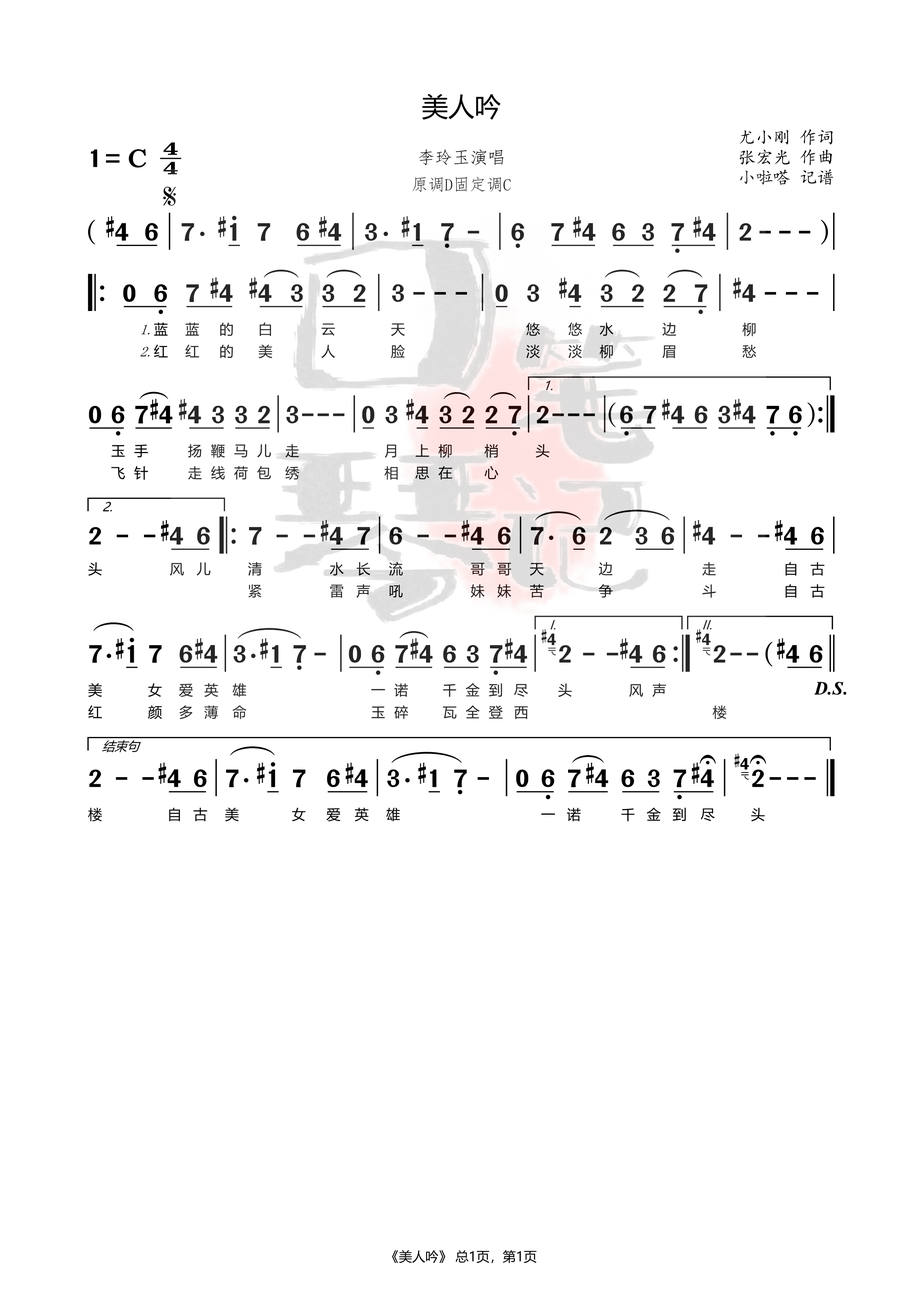
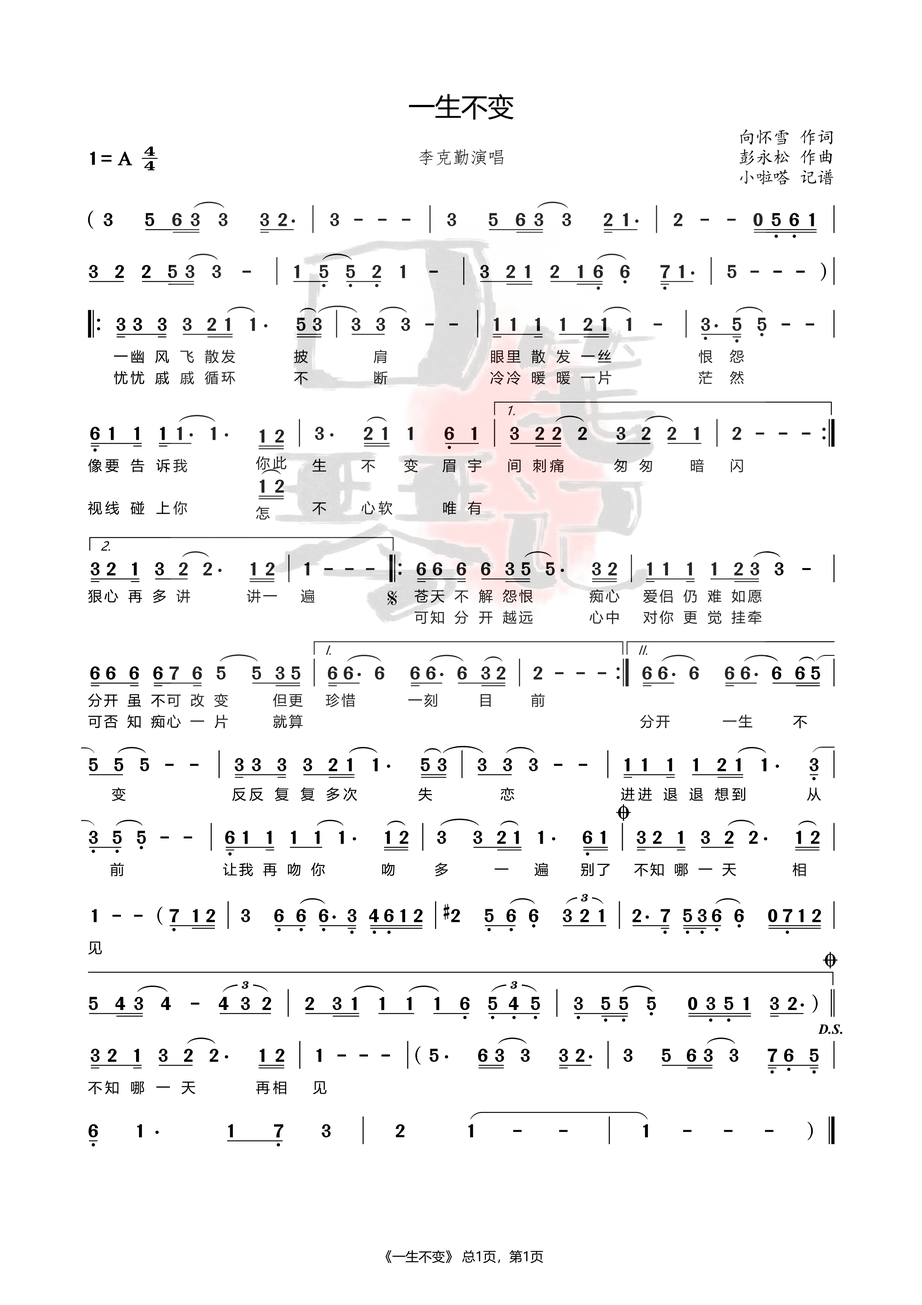
Revision of a layered (922, 1305) image; what changed, layer by layer:
added layer "Layer 4" above "Layer 3" over [81, 93, 847, 1264]
added layer "Layer 3" above "Layer 2" over [81, 93, 847, 1264]
